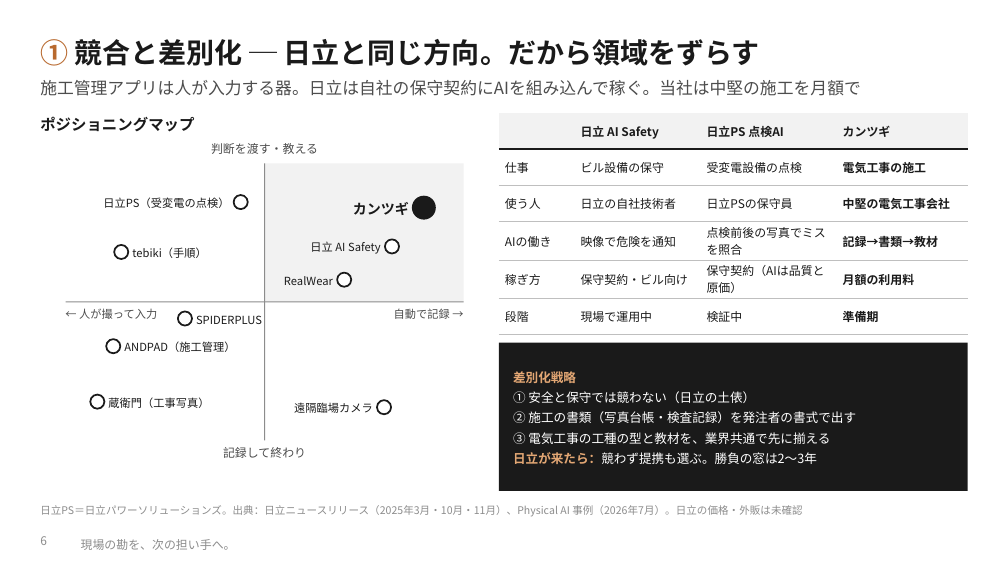
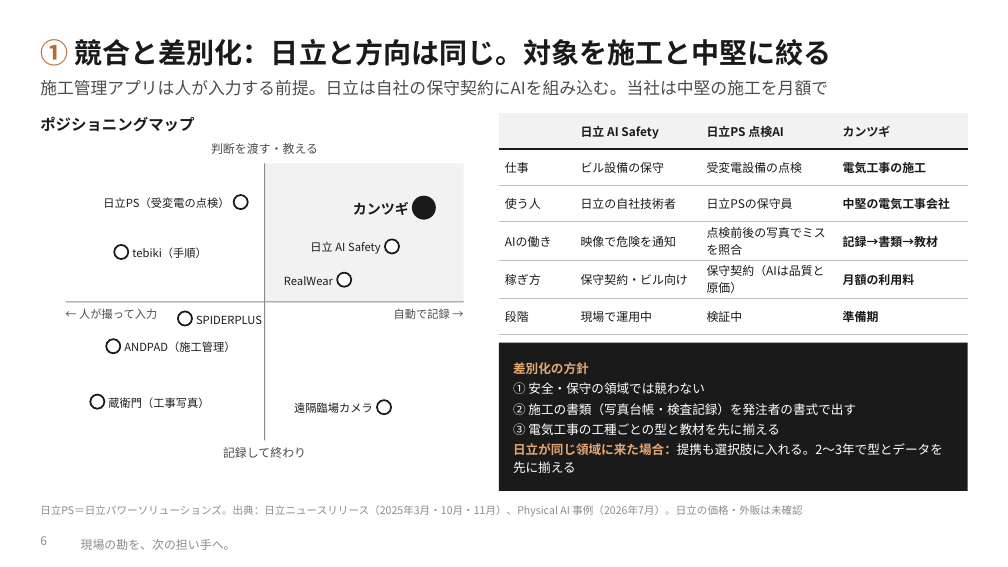
Before and after one commit to SEITOSHIKI/-ai-commute-audio-, a slide deck: slide 6 of deck/カンツギ_事業計画書_16枚版.pptx. Drawn at 1008x567 pixels with LibreOffice and Linux fonts; fonts in the diff are those of the drawing; background and template pictures are left out. Boxes give left, top, right and bottom in pixels: in the first picture for what was removed or moved away, otherwise in the second. Text is boxed around its words. In the diff, an @@ line names an element or a change of style, - is before the commit and + after.

```diff
--- a/deck/カンツギ_事業計画書_16枚版.pptx
+++ b/deck/カンツギ_事業計画書_16枚版.pptx
@@ text at [40, 39, 832, 66]: text changed @@
-① 競合と差別化 ─ 日立と同じ方向。だから領域をずらす
+① 競合と差別化：日立と方向は同じ。対象を施工と中堅に絞る
@@ text at [40, 80, 828, 96]: text changed @@
-施工管理アプリは人が入力する器。日立は自社の保守契約にAIを組み込んで稼ぐ。当社は中堅の施工を月額で
+施工管理アプリは人が入力する前提。日立は自社の保守契約にAIを組み込む。当社は中堅の施工を月額で
@@ text at [513, 362, 705, 394]: text changed @@
-差別化戦略
-① 安全と保守では競わない（日立の土俵）
+差別化の方針
+① 安全・保守の領域では競わない
@@ text at [513, 423, 943, 455]: text changed @@
-③ 電気工事の工種の型と教材を、業界共通で先に揃える
-日立が来たら：競わず提携も選ぶ。勝負の窓は2〜3年
+③ 電気工事の工種ごとの型と教材を先に揃える
+日立が同じ領域に来た場合：提携も選択肢に入れる。2〜3年で型とデータを先に揃える
```
Also in this commit, not shown: 15 other slides changed, 8 other files.
